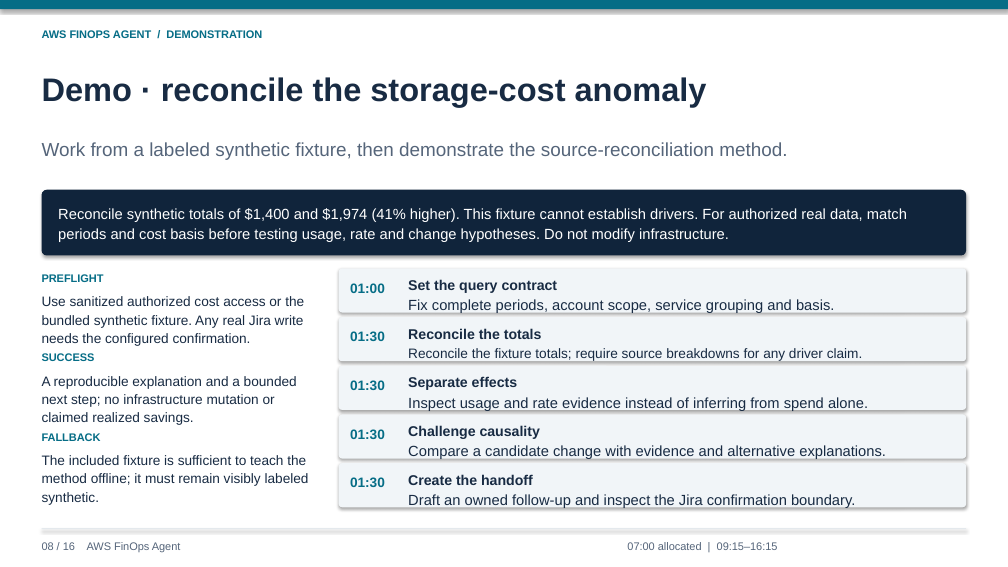
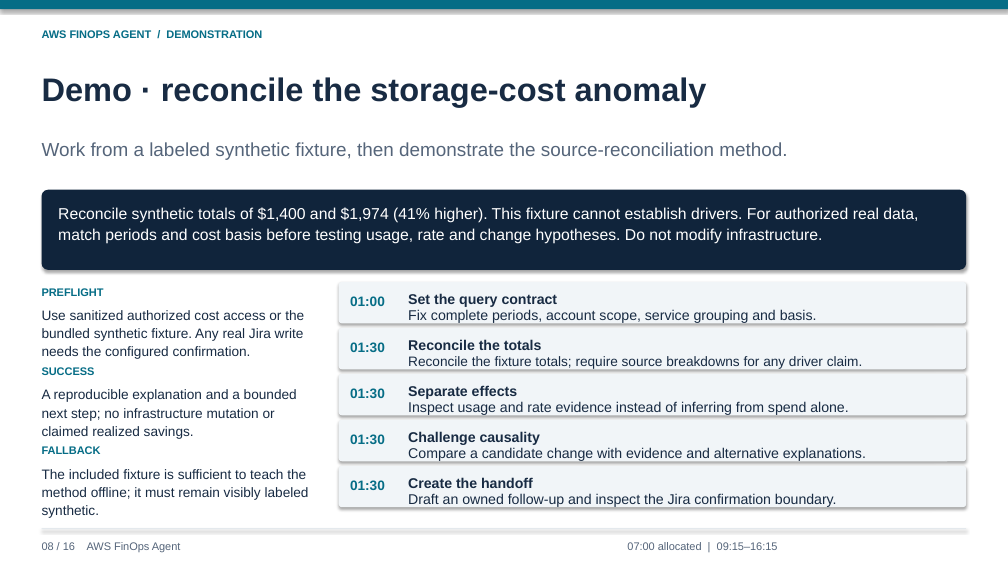
Before and after one commit to lyrel-dev/frontier-agents, a slide deck: slide 8 of presentations/aws-finops-agent-presentation.pptx. Drawn at 1008x567 pixels with LibreOffice and Linux fonts; fonts in the diff are those of the drawing. Boxes give left, top, right and bottom in pixels: in the first picture for what was removed or moved away, otherwise in the second. Text is boxed around its words. In the diff, an @@ line names an element or a change of style, - is before the commit and + after.

```diff
--- a/presentations/aws-finops-agent-presentation.pptx
+++ b/presentations/aws-finops-agent-presentation.pptx
@@ rounded rectangle: place and size @@
-rounded rectangle at (42,190,966,256)
+rounded rectangle at (42,190,966,270)
@@ text "Reconcile synthetic totals of $1,400 ..." at (58,207,918,244): size 14 to 15 pt @@
@@ 8 texts, 1 rounded rectangle: place and size @@
-8 texts, 1 rounded rectangle at (42,268,966,505)
+8 texts, 1 rounded rectangle at (42,282,966,518)
@@ 5 texts, 2 rounded rectangles: place and size @@
-5 texts, 2 rounded rectangles at (339,299,966,410)
+5 texts, 2 rounded rectangles at (339,309,966,416)
@@ size 14 to 13.5 pt in 4 elements at (408,493,837,508), (408,447,866,462), (408,401,848,416), (408,309,817,324) @@
@@ text "Reconcile the fixture totals; require ...": place and size @@
-text "Reconcile the fixture totals; require ..." at (408,348,863,361)
+text "Reconcile the fixture totals; require ..." at (408,356,863,369)
@@ 2 texts, 1 rounded rectangle: place and size @@
-2 texts, 1 rounded rectangle at (339,414,966,458)
+2 texts, 1 rounded rectangle at (339,420,966,461)
```
